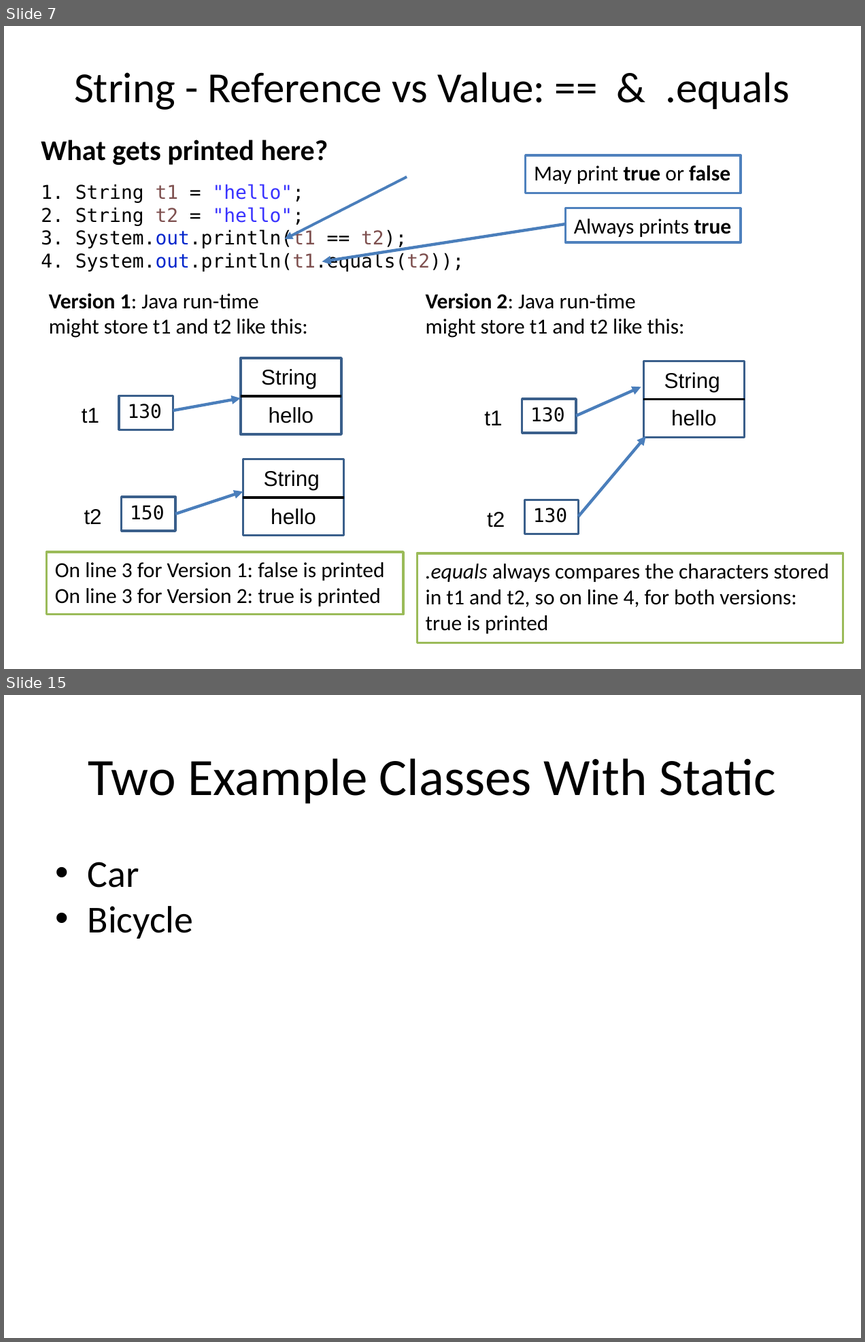
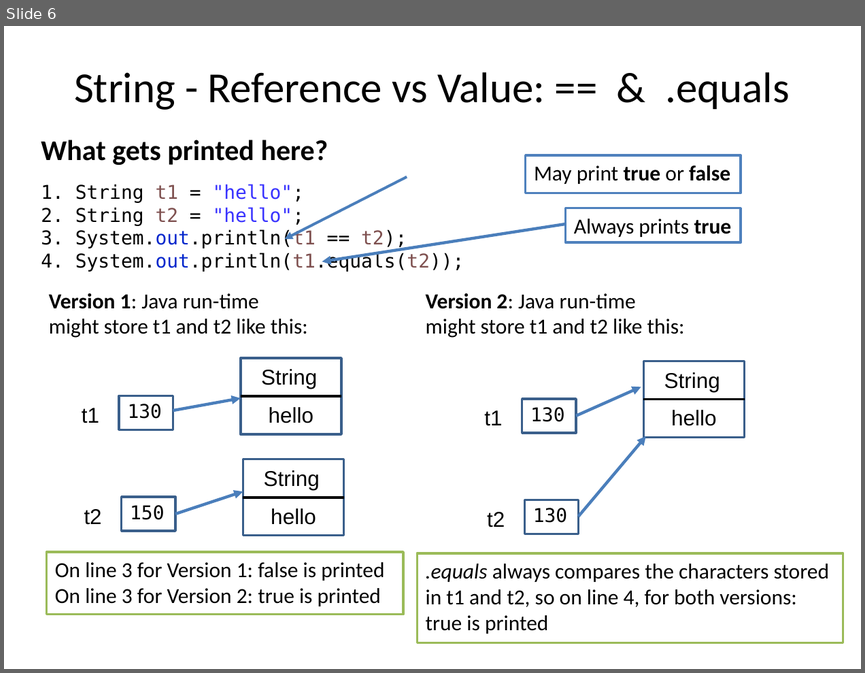
Before and after one commit to RHIT-CSSE/csse220, a slide deck: ClassMaterials/SimpleObjects/Slides/Part2-ObjectRefs.pptx. Shown one above the other, each under a label of ours: slides 7 and 15 before the commit, slide 6 after it; the slides between them are not shown. The pictures are 865x1342 and 865x673 pixels, drawn with LibreOffice and Linux fonts; fonts in the diff are those of the drawing. Boxes give left, top, right and bottom in pixels: in the first picture for what was removed or moved away, otherwise in the second. Text is boxed around its words. In the diff, an @@ line names an element or a change of style, - is before the commit and + after.

```diff
--- a/ClassMaterials/SimpleObjects/Slides/Part2-ObjectRefs.pptx
+++ b/ClassMaterials/SimpleObjects/Slides/Part2-ObjectRefs.pptx
@@ slide 15 removed at [4, 695, 861, 1338], background #FFFFFF @@
@@ text removed at [88, 758, 776, 804] @@
-Two Example Classes With Static
@@ text removed at [88, 862, 194, 938] @@
-• Car
-• Bicycle
@@ what was slide 7 is now slide 6 @@
```
Also in this commit, not shown: 1 slide changed, 14 other slides removed, 4 other files.
